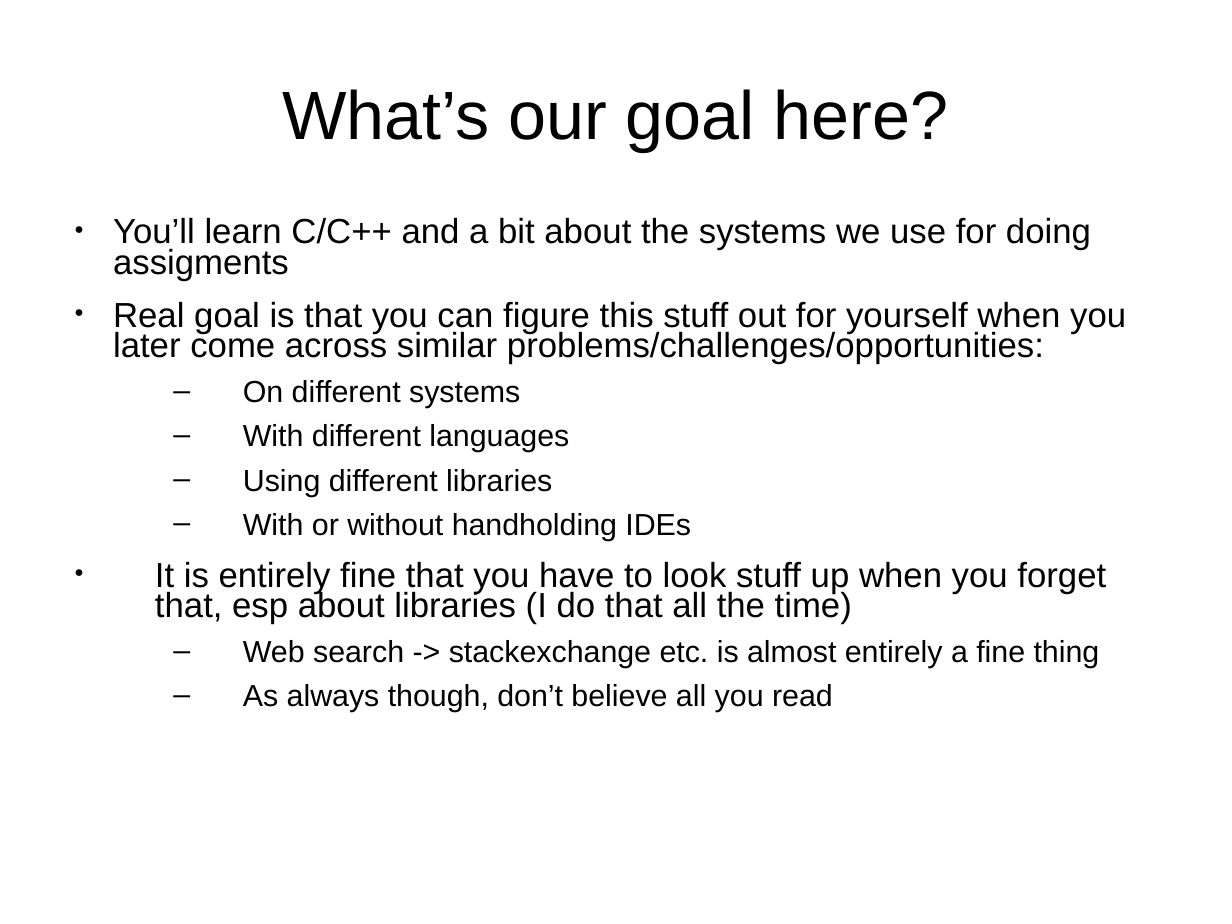
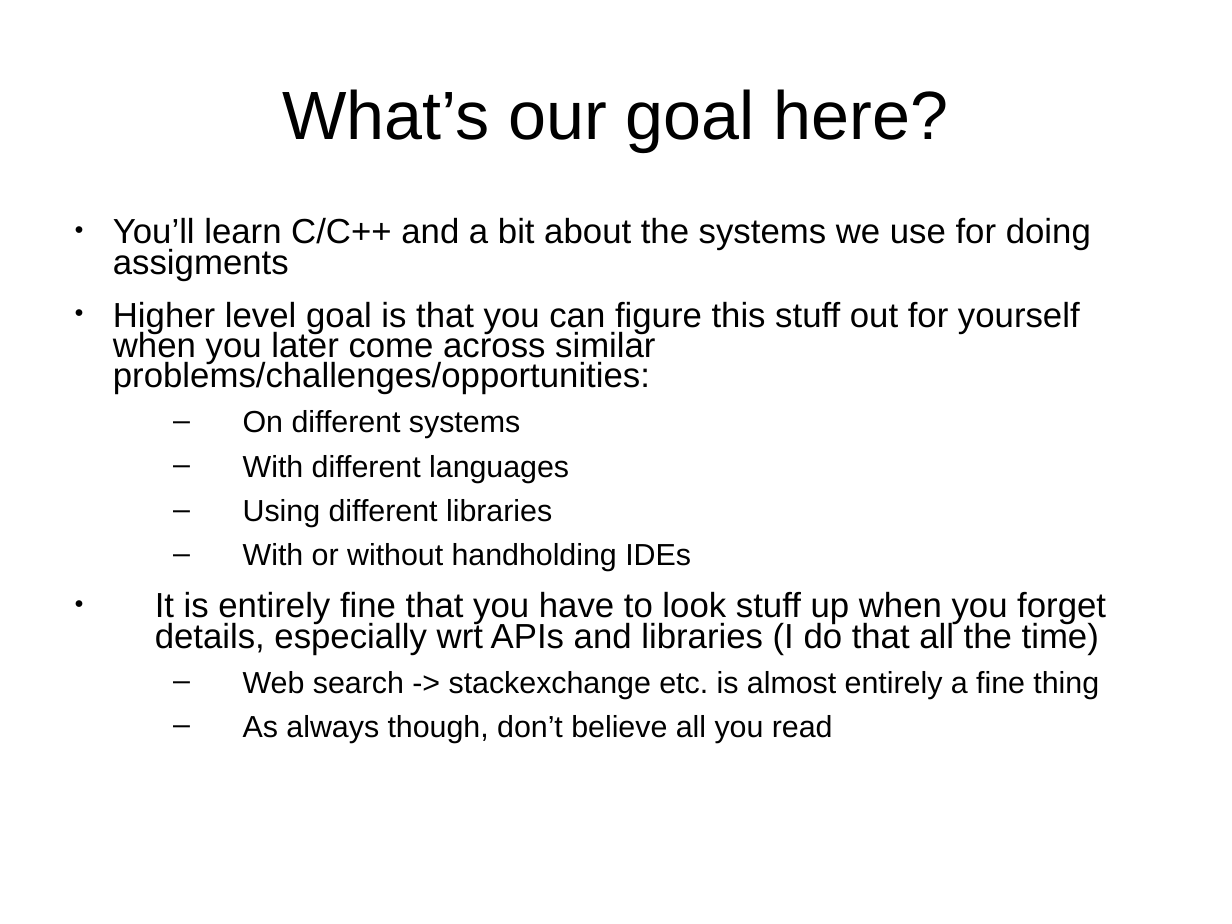
Before and after one commit to sftcd/cs2014, a slide deck: slide 10 of lectures/intro.ppt. Drawn at 1232x924 pixels with LibreOffice and Linux fonts; fonts in the diff are those of the drawing. Boxes give left, top, right and bottom in pixels: in the first picture for what was removed or moved away, otherwise in the second. Text is boxed around its words. In the diff, an @@ line names an element or a change of style, - is before the commit and + after.

```diff
--- a/lectures/intro.ppt
+++ b/lectures/intro.ppt
@@ text at bbox=[113, 301, 1080, 394]: text changed @@
-● Real goal is that you can figure this stuff out for yourself when you later come across similar problems/challenges/opportunities:
+● Higher level goal is that you can figure this stuff out for yourself when you later come across similar problems/challenges/opportunities:
@@ text at bbox=[155, 591, 1106, 655]: text changed @@
-● It is entirely fine that you have to look stuff up when you forget that, esp about libraries (I do that all the time)
+● It is entirely fine that you have to look stuff up when you forget details, especially wrt APIs and libraries (I do that all the time)
```
Also in this commit, not shown: 2 other slides changed, 1 slide added, 3 other files.
